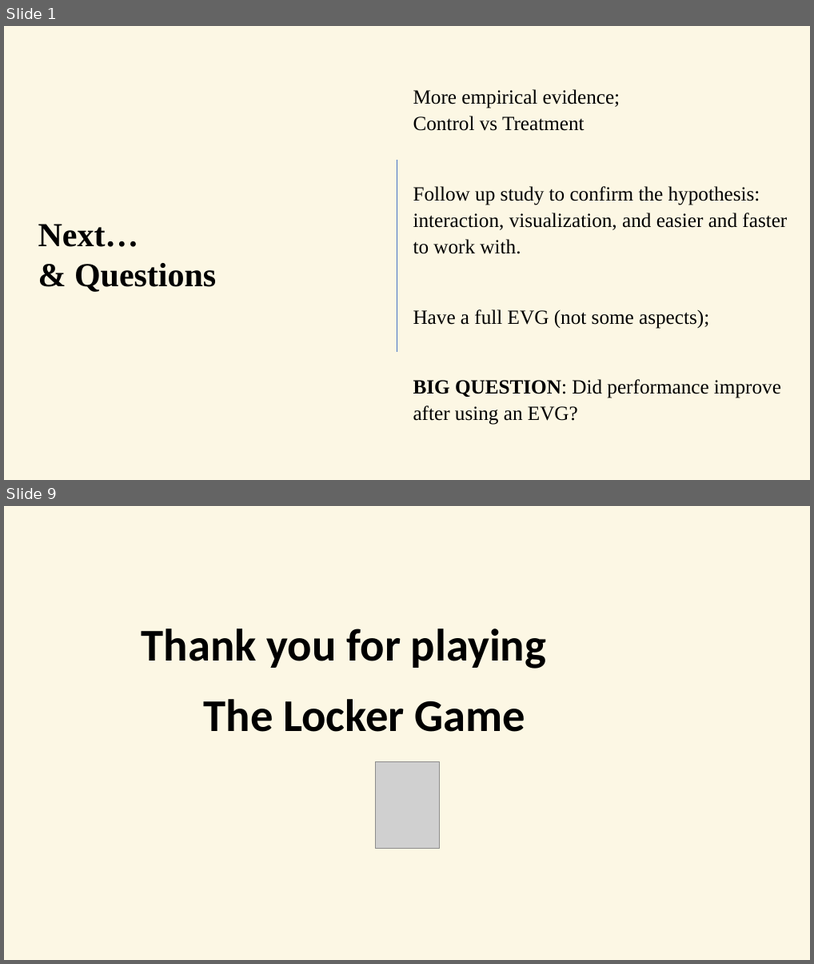
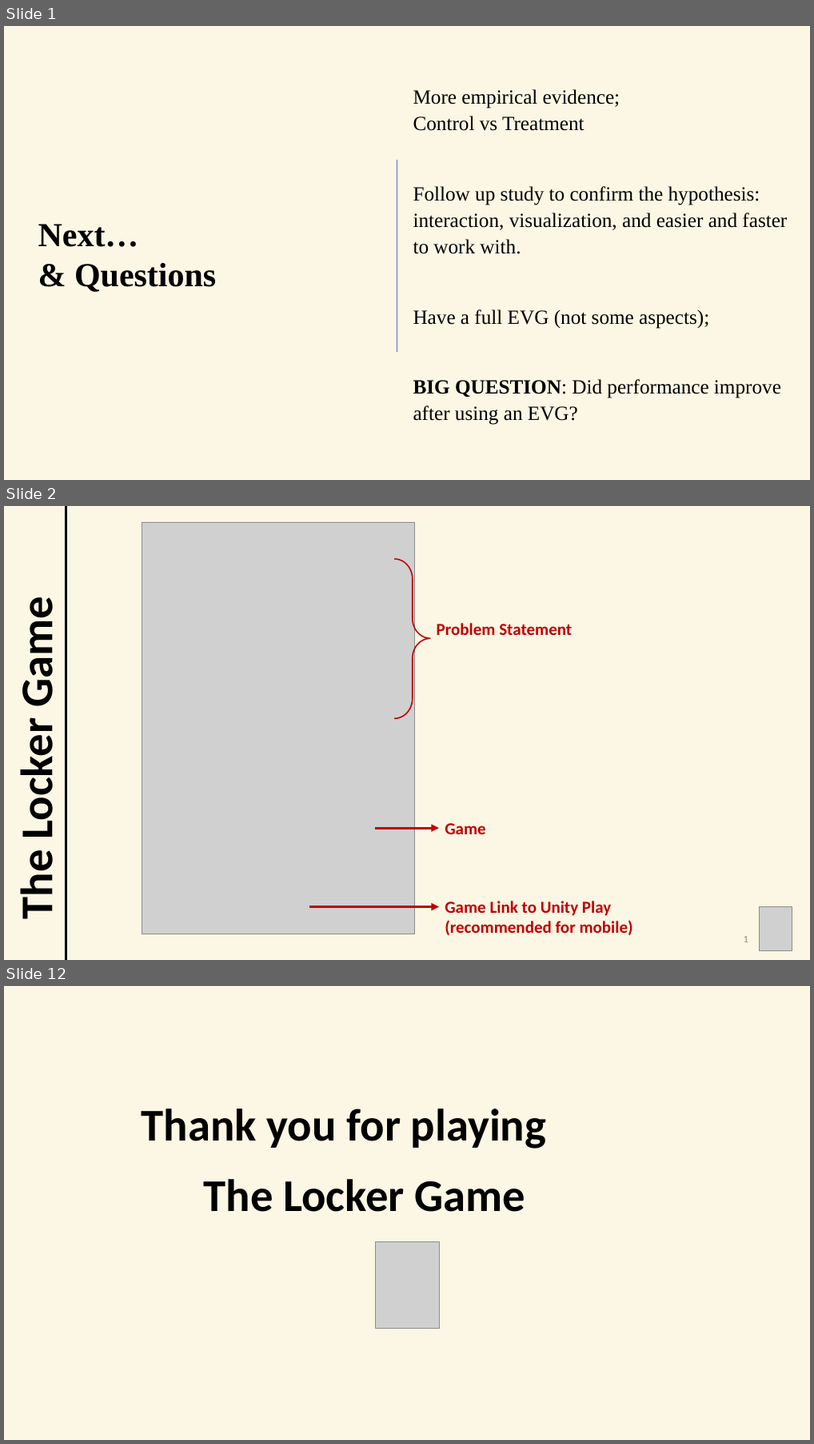
Before and after one commit to ERiRodz/LockerGame_web, a slide deck: _media/TheLockerGame_howToPay.pptx. Shown one above the other, each under a label of ours: slides 1 and 9 before the commit, slides 1, 2 and 12 after it; the slides between them are not shown. The pictures are 814x964 and 814x1444 pixels, drawn with LibreOffice and Linux fonts; fonts in the diff are those of the drawing; grey boxes stand for pictures; background and template pictures are left out. Boxes give left, top, right and bottom in pixels: in the first picture for what was removed or moved away, otherwise in the second. Text is boxed around its words. In the diff, an @@ line names an element or a change of style, - is before the commit and + after.

```diff
--- a/_media/TheLockerGame_howToPay.pptx
+++ b/_media/TheLockerGame_howToPay.pptx
@@ slide 2 added at bbox=[4, 506, 810, 960], background #FCF7E4 @@
@@ line added from (66, 506) to (66, 960), #000000 2.25 pt @@
@@ picture added at bbox=[142, 522, 414, 933] @@
@@ right brace added at bbox=[394, 559, 431, 718], outline #C00000 1.5 pt @@
@@ text added at bbox=[9, 607, 64, 917], 54 pt, text #000000, bold @@
+The Locker Game
@@ text added at bbox=[437, 623, 572, 635], 20 pt, text #C00000, bold @@
+Problem Statement
@@ arrow added from (375, 828) to (439, 828), #C00000 3 pt @@
@@ text added at bbox=[445, 823, 486, 834], 20 pt, text #C00000, bold @@
+Game
@@ arrow added from (310, 907) to (439, 907), #C00000 3 pt @@
@@ text added at bbox=[445, 900, 634, 935], 20 pt, text #C00000, bold @@
+Game Link to Unity Play (recommended for mobile)
@@ picture added at bbox=[759, 907, 792, 951] @@
@@ text added at bbox=[744, 936, 749, 942], 12 pt, text #8C8C8C @@
+1
@@ what was slide 9 is now slide 12 @@
```
Also in this commit, not shown: 7 slides changed, 2 other slides added, 2 other files.
